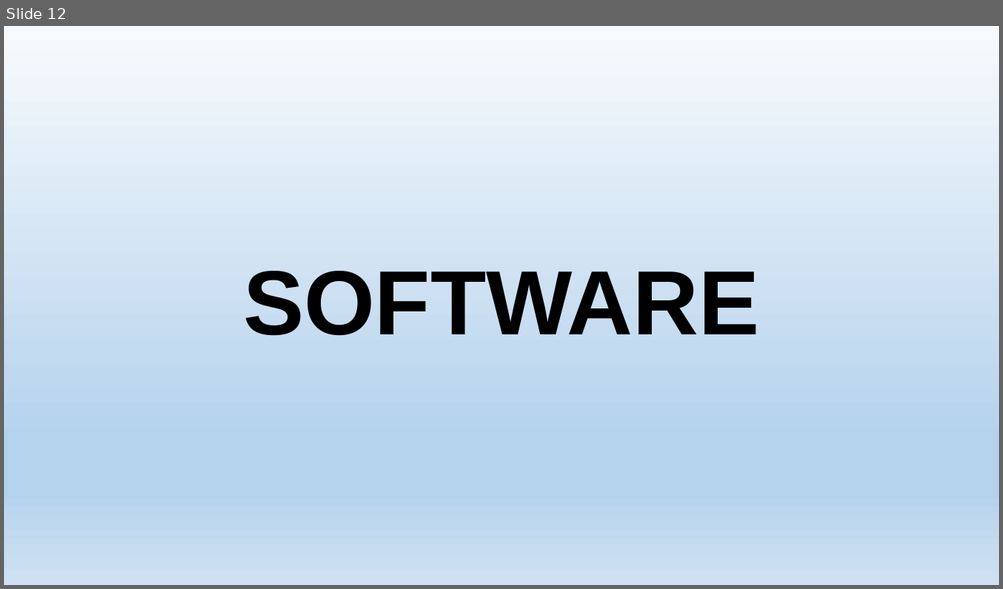
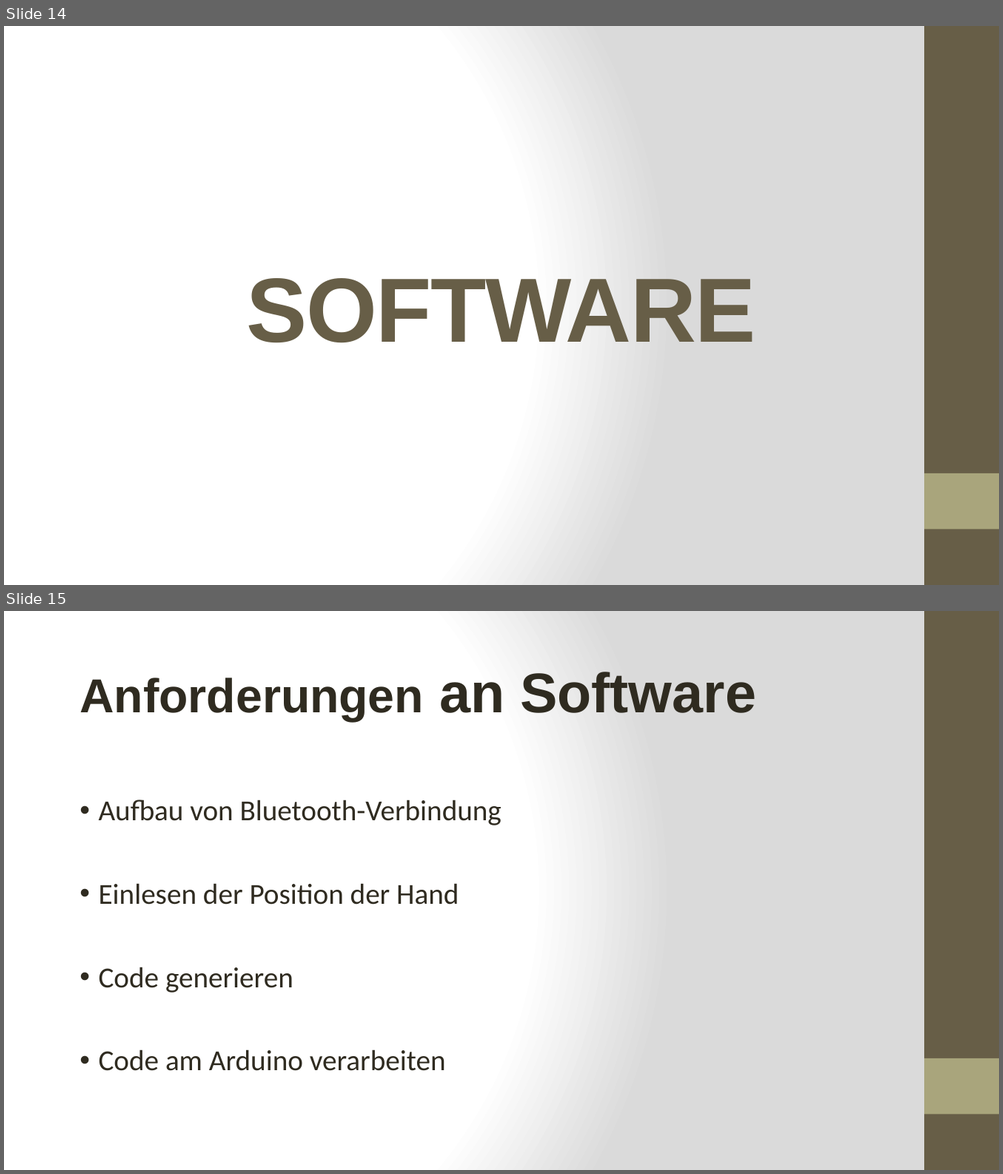
Before and after one commit to LeapMotionRobotTeam/Projekt-Roboter_mit_LeapMotion, a slide deck: Allgemeines/praesentation.pptx. Shown one above the other, each under a label of ours: slide 12 before the commit, slides 14 and 15 after it. The pictures are 1003x589 and 1003x1174 pixels, drawn with LibreOffice and Linux fonts; fonts in the diff are those of the drawing. Boxes give left, top, right and bottom in pixels: in the first picture for what was removed or moved away, otherwise in the second. Text is boxed around its words. In the diff, an @@ line names an element or a change of style, - is before the commit and + after.

```diff
--- a/Allgemeines/praesentation.pptx
+++ b/Allgemeines/praesentation.pptx
@@ slide 15 added at [4, 611, 999, 1170], background gradient #FFFFFF to #DADADA; not listed: 2 template elements that a slide beside it also shows @@
@@ text added at [79, 672, 756, 721], 46 pt, text #2F2B20, bold @@
+Anforderungen an Software
@@ text added at [99, 800, 501, 1071], 28 pt, text #2F2B20 @@
+• Aufbau von Bluetooth-Verbindung
+• Einlesen der Position der Hand
+• Code generieren
+• Code am Arduino verarbeiten
@@ what was slide 12 is now slide 14 @@
@@ slide 14 changed as well @@
@@ background gradient #F7FAFD to #B5D2EC to #CEE1F2 to gradient #FFFFFF to #DADADA @@
@@ title "SOFTWARE" at [247, 278, 756, 343]: text colour #000000 to #675E47, letter spacing 0 to -1 pt; line spacing 0.9 to 1 @@
@@ rectangle added at [924, 26, 999, 585], fill #675E47 @@
@@ rectangle added at [924, 474, 999, 530], fill #A9A57C @@
```
Also in this commit, not shown: 13 other slides changed, 8 other slides added.
